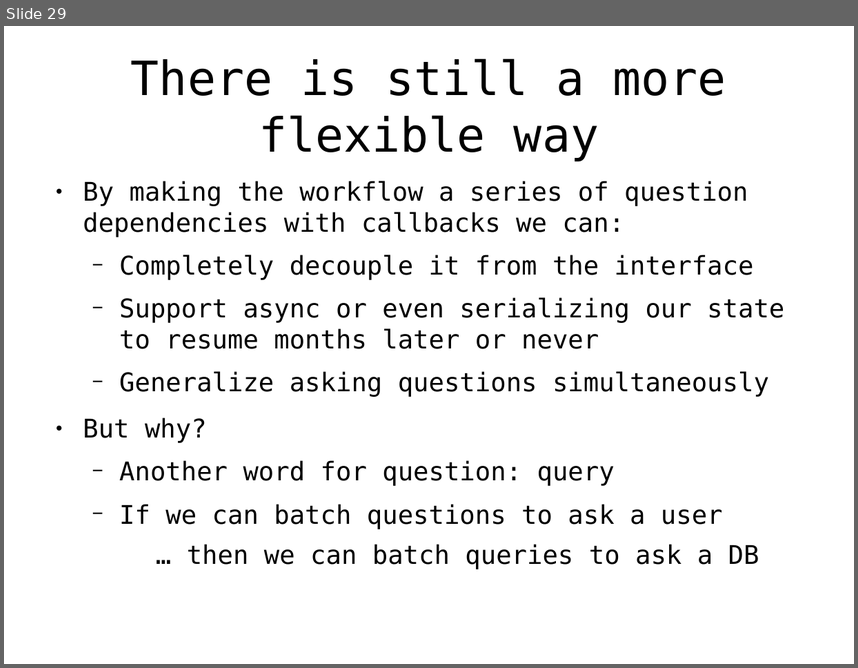
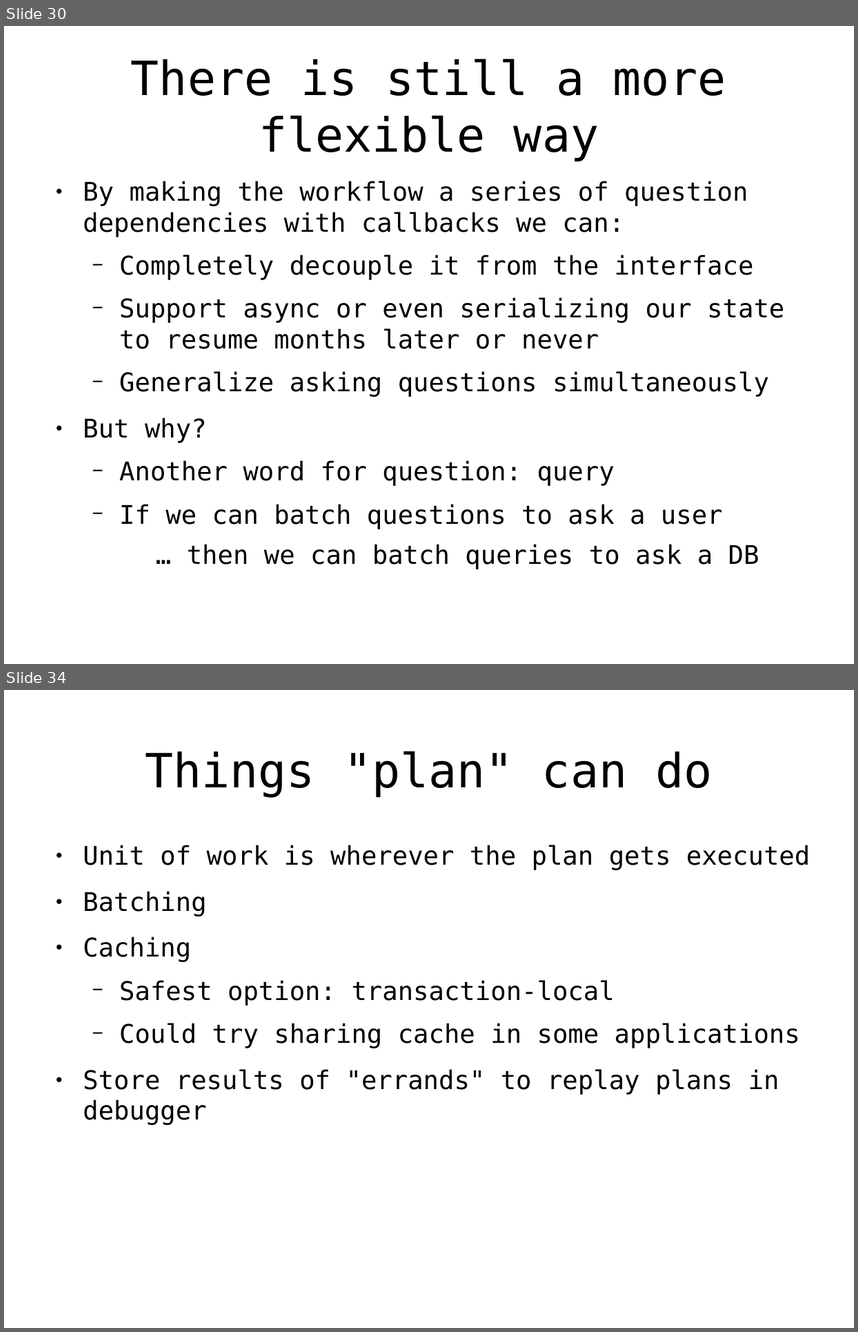
Before and after one commit to rspeele/FSharpTalk, a slide deck: fstalk.odp. Shown one above the other, each under a label of ours: slide 29 before the commit, slides 30 and 34 after it; the slides between them are not shown. The pictures are 858x668 and 858x1332 pixels, drawn with LibreOffice and Linux fonts; fonts in the diff are those of the drawing. Boxes give left, top, right and bottom in pixels: in the first picture for what was removed or moved away, otherwise in the second. Text is boxed around its words. In the diff, an @@ line names an element or a change of style, - is before the commit and + after.

```diff
--- a/fstalk.odp
+++ b/fstalk.odp
@@ slide 34 added at box(4, 690, 854, 1328), background #FFFFFF @@
@@ title added at box(145, 751, 712, 797), 44 pt, text #000000 @@
+Things "plan" can do
@@ text added at box(83, 845, 810, 1125), 24 pt, text #000000 @@
+● Unit of work is wherever the plan gets executed
+● Batching
+● Caching
+  − Safest option: transaction-local
+  − Could try sharing cache in some applications
+● Store results of "errands" to replay plans in debugger
@@ what was slide 29 is now slide 30 @@
```
Also in this commit, not shown: 3 slides changed, 4 other slides added, 1 slide removed, 6 other files.
